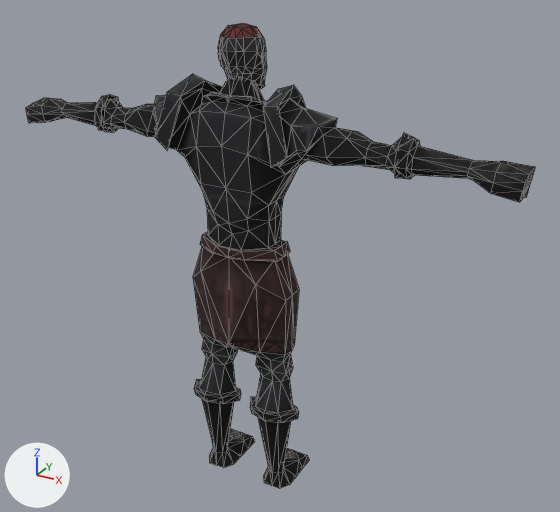
A saved change to the glTF model godot/assets/psx-characters/inquisitor.glb.
Rendered twice from a camera (50 mm lens) standing at (1.52, -2.49, 2.34) and looking at (0.11, 0.08, 1.06). The lights are fixed; the arrows at lower left show +X, +Y and +Z. The picture after the commit comes second. Mesh edges are drawn as thin lines. Where no turn or scale is listed for an object, it has been applied to the vertices. Vertices at exactly the same position are counted once.

The first picture shows 'Body', 'Head'.
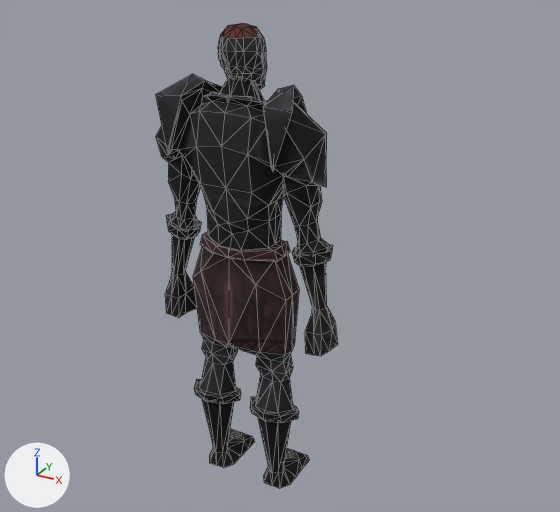
Pixel boxes [x1, y1, x2, y2] of what changed, in the pictures (560 x 512 px; the box of a moved part takes in the faces that stretch with it):
```json
{"object": "Body", "change": "reshaped", "before": [26, 74, 535, 489], "after": [156, 74, 338, 489], "on screen": "64% narrower"}
{"part": 1, "of": "me_cube_001", "change": "moved or reshaped", "before": [26, 75, 192, 150], "after": [156, 75, 202, 318]}
{"part": 2, "of": "me_cube_001", "change": "moved or reshaped", "before": [263, 86, 535, 202], "after": [263, 85, 338, 356]}
```

Edits to the scene script, one JSON object a line:
```json
{"block": "me_cube_001", "where": "# used by ob_body; location = (0.001, -0.017, -0.003)"}
{"op": "remove", "block": "me_cube_001", "code": "me_cube_001.from_pydata(...)  # 631 vertices, 1266 faces; spans x -1.07..1.07, y -0.18..0.19, z 0.0..1.81"}
{"op": "add", "block": "me_cube_001", "code": "me_cube_001.from_pydata(...)  # 631 vertices, 1266 faces; spans x -0.4..0.4, y -0.18..0.19, z 0.0..1.81"}
{"block": "me_cube_001", "change": "me_cube_001 part 1: 116 of 631 vertices moved; they spanned x -1.07..-0.24, y -0.17..0.13, z 1.49..1.75 and now span x -0.4..-0.18, y -0.17..0.13, z 0.74..1.73; mean shift (0.32, 0.0, -0.39); largest move (-1.07, 0.06, 1.6) -> (-0.4, 0.06, 0.74)"}
{"block": "me_cube_001", "change": "me_cube_001 part 2: 116 of 631 vertices moved; they spanned x 0.24..1.07, y -0.17..0.13, z 1.49..1.75 and now span x 0.18..0.4, y -0.17..0.13, z 0.74..1.73; mean shift (-0.32, 0.0, -0.39); largest move (1.07, 0.06, 1.6) -> (0.4, 0.06, 0.74)"}
```
